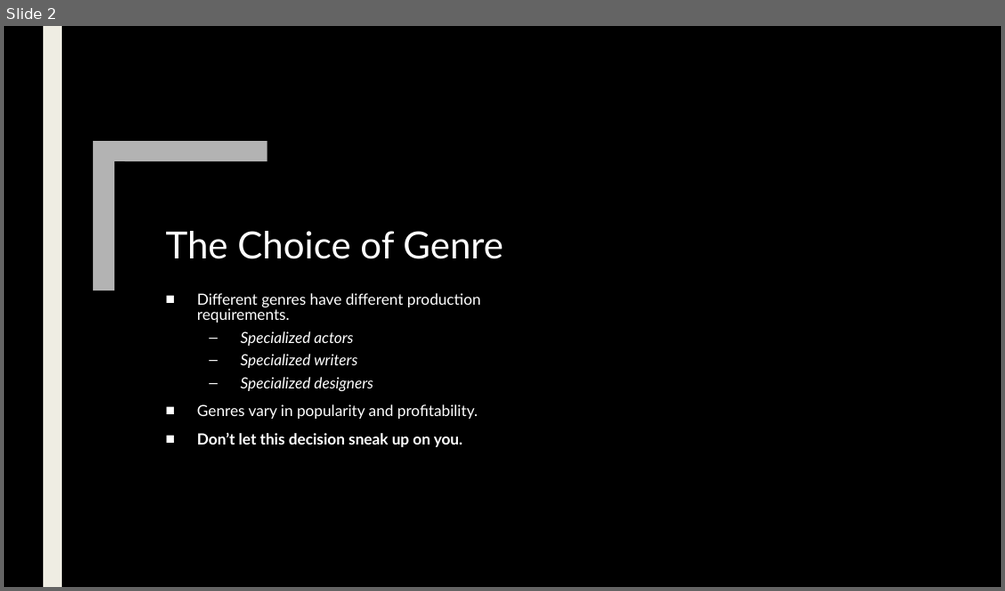
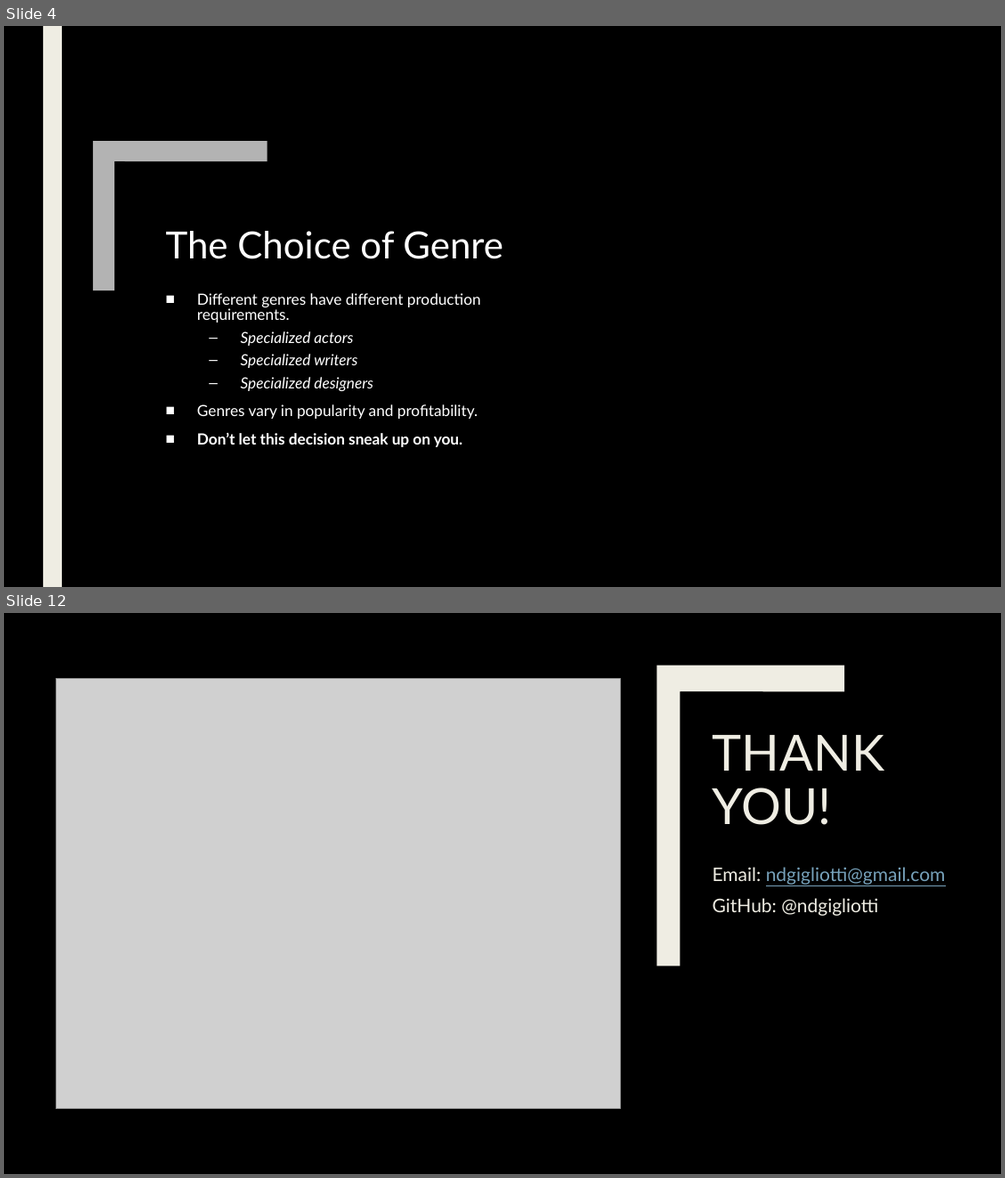
Before and after one commit to ndgigliotti/dsc-phase-1-project, a slide deck: presentation/presentation.pptx. Shown one above the other, each under a label of ours: slide 2 before the commit, slides 4 and 12 after it; the slides between them are not shown. The pictures are 1005x591 and 1005x1178 pixels, drawn with LibreOffice and Linux fonts; fonts in the diff are those of the drawing; grey boxes stand for pictures; background and template pictures are left out. Boxes give left, top, right and bottom in pixels: in the first picture for what was removed or moved away, otherwise in the second. Text is boxed around its words. In the diff, an @@ line names an element or a change of style, - is before the commit and + after.

```diff
--- a/presentation/presentation.pptx
+++ b/presentation/presentation.pptx
@@ slide 12 added at bbox=[4, 613, 1001, 1174], background #000000 @@
@@ rectangle added at bbox=[4, 613, 1001, 1174], fill #000000 @@
@@ freeform shape added at bbox=[657, 666, 844, 966], fill #EFEDE3 @@
@@ picture added at bbox=[56, 678, 620, 1108] @@
@@ title added at bbox=[712, 735, 884, 825], 48 pt, text #EFEDE3 @@
+THANK YOU!
@@ subtitle added at bbox=[712, 867, 946, 916], 18 pt, text #EFEDE3 @@
+Email: ndgigliotti@gmail.com
+GitHub: @ndgigliotti
@@ what was slide 2 is now slide 4 @@
```
Also in this commit, not shown: 1 slide changed, 8 other slides added, 7 slides removed, 1 other file.
